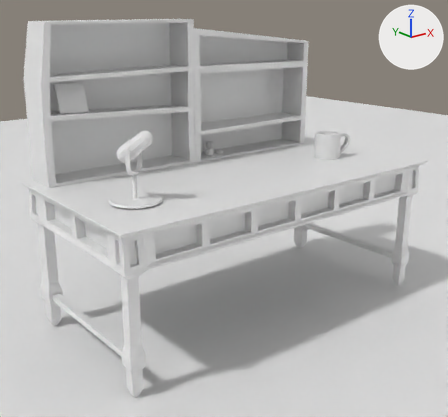
Before and after pictures for a commit that changed the Blender file src/assets/desk.blend.
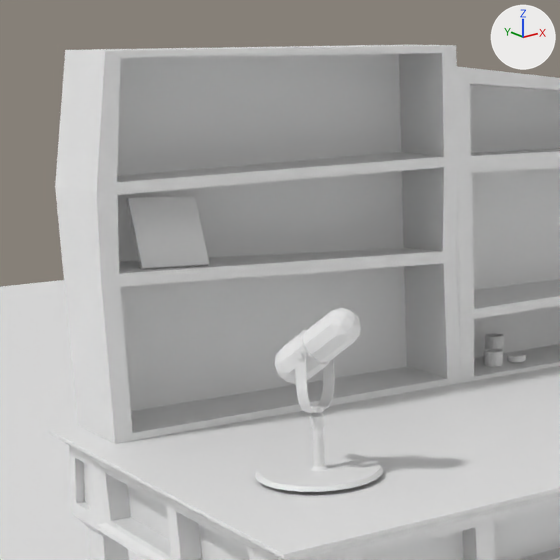
The first picture shows the older version from a camera (50 mm lens) standing at (-28.2, -33.6, 21.4) and looking at (-1.3, 0.0, 7.9). The close-ups show both versions on the part from 0% to 53% of the width and 0% to 57% of the height of that picture; other places that the commit changed are outside them. Lighting does not change. The marker at upper right points along +X, +Y and +Z.

Objects in the first close-up: 'Coins', 'ColorChaos', 'Desk', 'Floor', 'Mic', 'Shelf'.
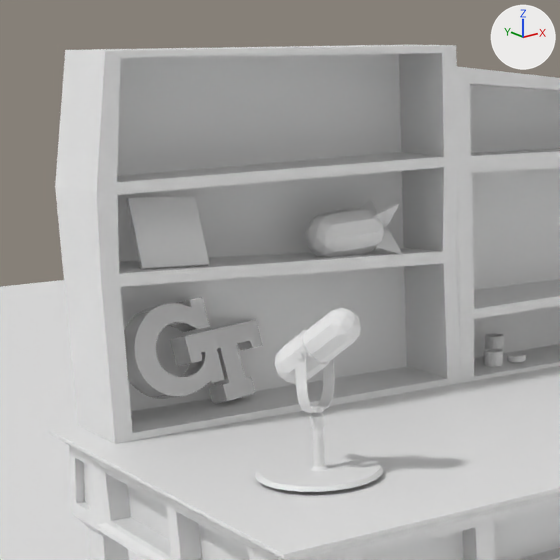
Boxes (x1, y1, x2, y2) around the edits, measured in the close-ups (560 x 560 px):
```json
{"object": "GT", "change": "added", "after": [124, 298, 262, 403]}
{"object": "Bomb", "change": "added", "after": [305, 199, 402, 257]}
```

The change, as JSON lines over the scene's bpy script:
```json
{"op": "add", "block": "mat_shiny", "code": ["mat_shiny = principled_material('Shiny')", "mat_shiny.base_color = (0.8, 0.8, 0.8)  # white #e7e7e7", "mat_shiny.metallic = 0.615", "mat_shiny.roughness = 0.099"]}
{"op": "add", "block": "me_mesh", "code": ["me_mesh = bpy.data.meshes.new('Mesh')", "me_mesh.from_pydata(...)  # 686 vertices, 685 faces; spans x -0.0619..0.0734, y -0.0404..0.0442, z -0.0084..0.0084", "me_mesh.polygons.foreach_set('use_smooth', [True] * 685)", "me_mesh.materials.append(mat_shiny)  # its picture is missing"]}
{"op": "add", "block": "me_plane_004", "code": ["me_plane_004 = bpy.data.meshes.new('Plane.004')", "me_plane_004.from_pydata(...)  # 182 vertices, 290 faces; spans x -2.26..2.26, y -2.26..2.26, z -1.39..3.41", "me_plane_004.materials.append(mat_material_003)  # its picture is missing"]}
{"op": "add", "block": "ob_gt", "code": ["ob_gt = bpy.data.objects.new('GT', me_mesh)", "ob_gt.location = (-9.54, 5.49, 12.3)", "ob_gt.rotation_euler = (1.315, 0.0, 0.337)  # degrees (75, 0, 19)", "ob_gt.scale = (37.3, 37.3, 37.3)", "_m = ob_gt.modifiers.new('Bevel', 'BEVEL')", "_m.width = 0.06", "_m.width_pct = 0.06"]}
{"op": "add", "block": "ob_bomb", "code": ["ob_bomb = bpy.data.objects.new('Bomb', me_plane_004)", "ob_bomb.location = (-3.62, 5.14, 15.55)", "ob_bomb.rotation_euler = (-1.64, -0.774, 1.628)  # degrees (-94, -44, 93)", "ob_bomb.scale = (0.506, 0.506, 0.587)"]}
```
